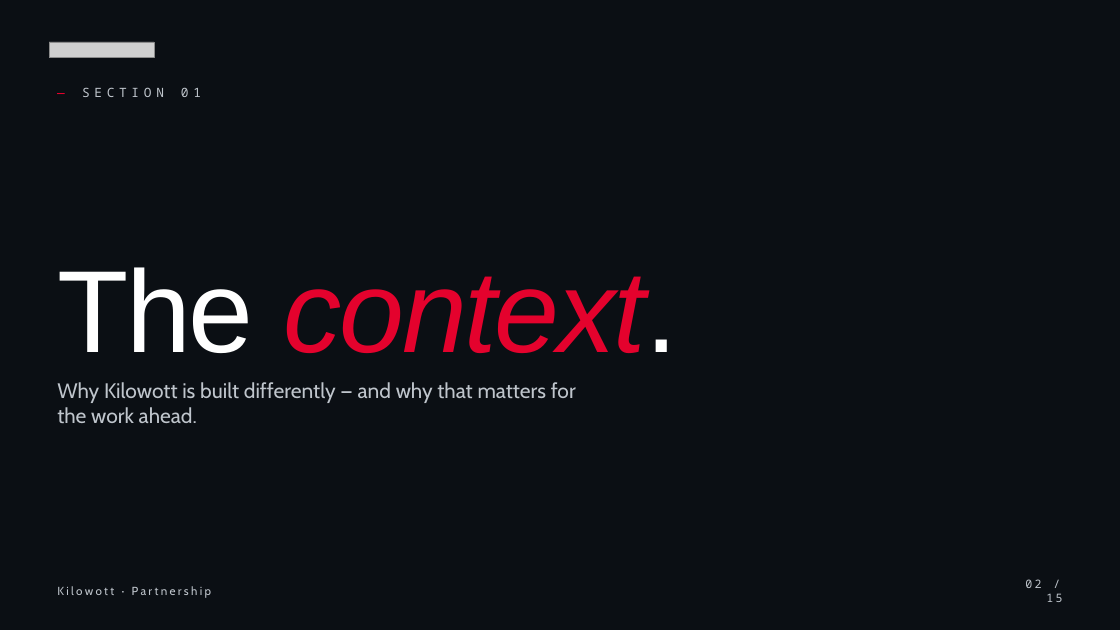
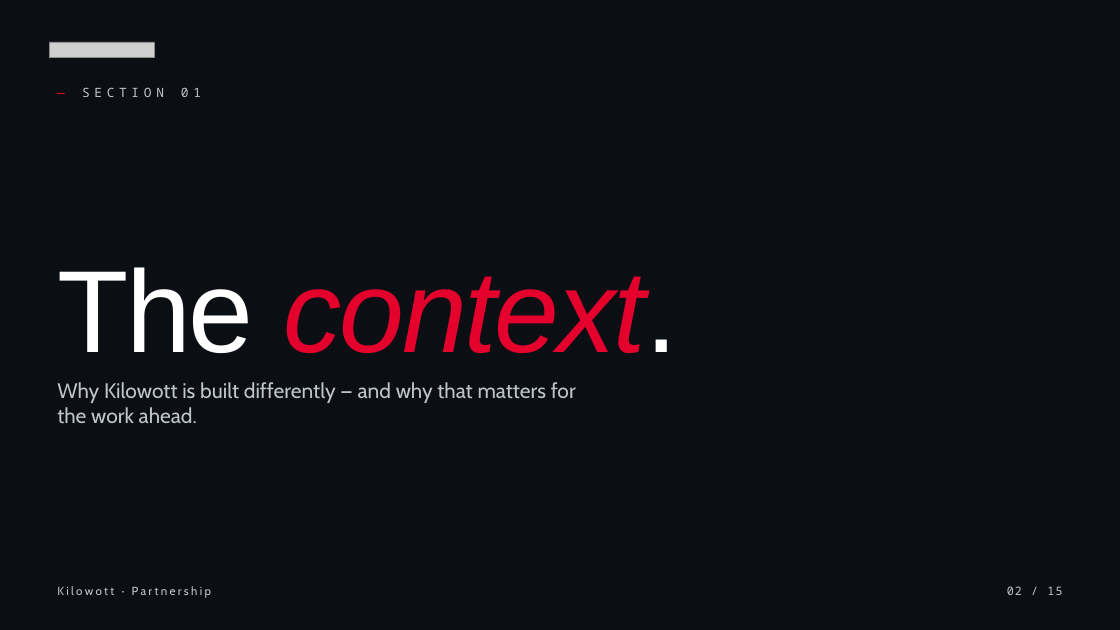
Before and after one commit to zoeytad/kilowott-design-system, a slide deck: slide 2 of project/downloads/kilowott-deck-template.pptx. Drawn at 1120x630 pixels with LibreOffice and Linux fonts; fonts in the diff are those of the drawing; grey boxes stand for pictures. Boxes give left, top, right and bottom in pixels: in the first picture for what was removed or moved away, otherwise in the second. Text is boxed around its words. In the diff, an @@ line names an element or a change of style, - is before the commit and + after.

```diff
--- a/project/downloads/kilowott-deck-template.pptx
+++ b/project/downloads/kilowott-deck-template.pptx
@@ text "02 / 15": place and size @@
-text "02 / 15" at bbox=[1025, 579, 1062, 602]
+text "02 / 15" at bbox=[1007, 586, 1062, 595]
@@ text "02 / 15" at bbox=[1007, 586, 1062, 595]: letter spacing 2 to 1 pt @@
```
Also in this commit, not shown: 14 other slides changed.
